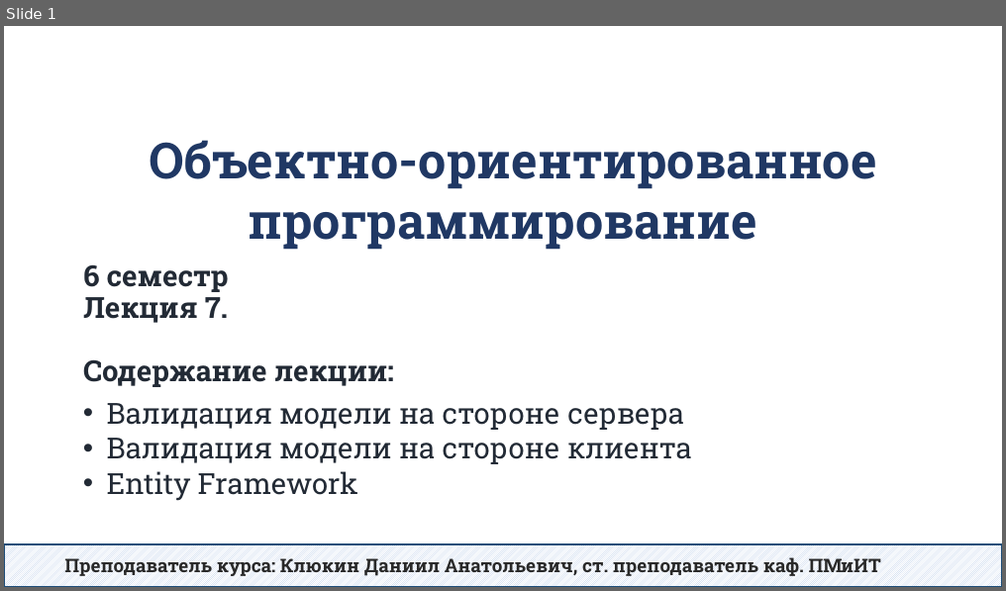
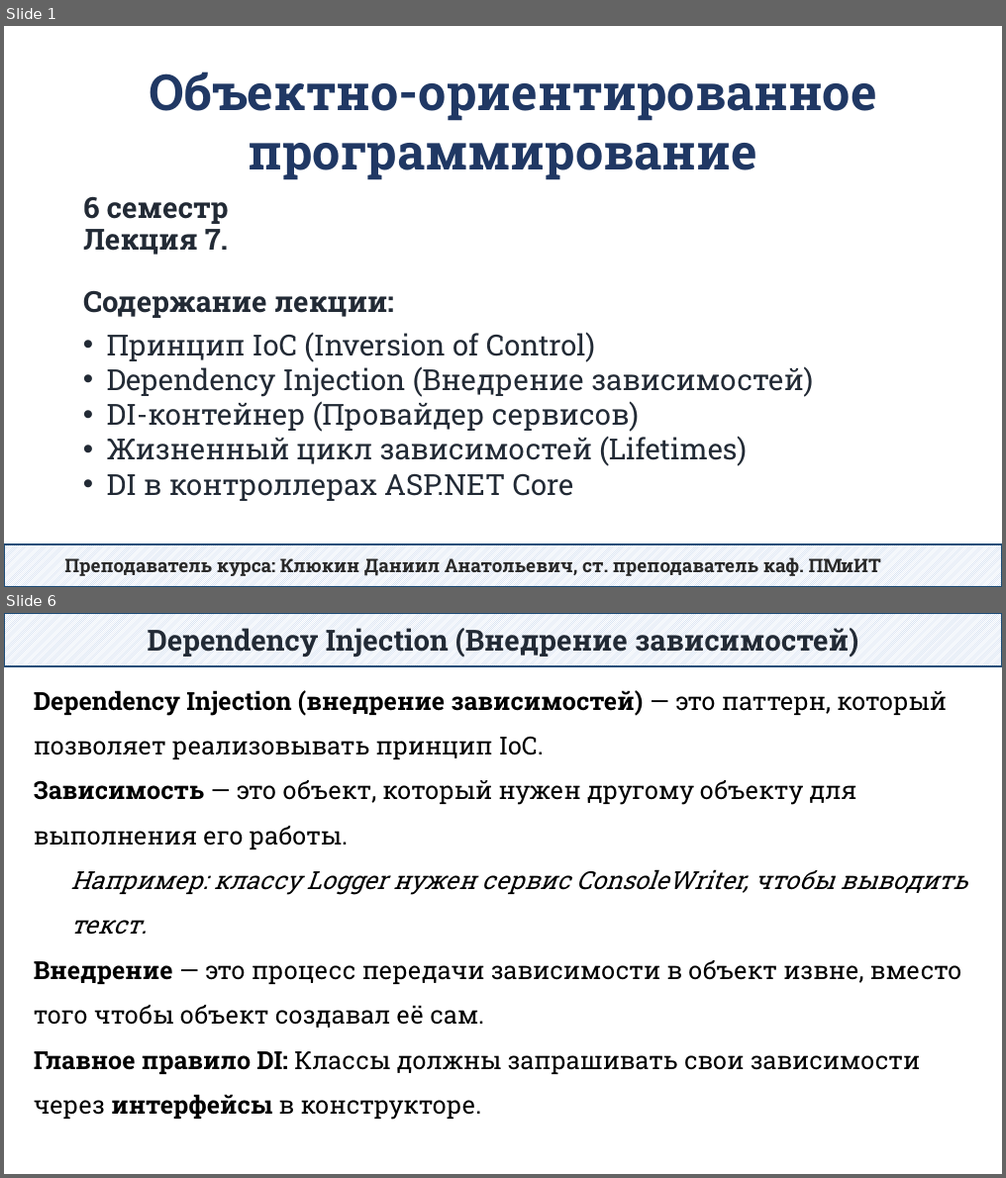
Before and after one commit to DaniilKlyukin/OOP-6, a slide deck: Лекции/ООП 2 лек 7.pptx. Shown one above the other, each under a label of ours: slide 1 before the commit, slides 1 and 6 after it; the slides between them are not shown. The pictures are 1006x591 and 1006x1178 pixels, drawn with LibreOffice and Linux fonts; fonts in the diff are those of the drawing. Boxes give left, top, right and bottom in pixels: in the first picture for what was removed or moved away, otherwise in the second. Text is boxed around its words. In the diff, an @@ line names an element or a change of style, - is before the commit and + after.

```diff
--- a/Лекции/ООП 2 лек 7.pptx
+++ b/Лекции/ООП 2 лек 7.pptx
@@ slide 6 added at (4, 613, 1002, 1174), background #FFFFFF @@
@@ rectangle added at (4, 613, 1002, 666), fill pattern #B4C7E7 on #FFFFFF, outline #1F4E79 1.25 pt, 28 pt, text #222A35, bold @@
+Dependency Injection (Внедрение зависимостей)
@@ text added at (34, 690, 968, 1120), 24 pt, text #000000 @@
+Dependency Injection (внедрение зависимостей) — это паттерн, который позволяет реализовывать принцип IoC.
+Зависимость — это объект, который нужен другому объекту для выполнения его работы.
+  Например: классу Logger нужен сервис ConsoleWriter, чтобы выводить текст.
+Внедрение — это процесс передачи зависимости в объект извне, вместо того чтобы объект создавал её сам.
+Главное правило DI: Классы должны запрашивать свои зависимости через интерфейсы в конструкторе.
@@ slide 1 changed as well @@
@@ text "Объектно-ориентированное программирование": place and size @@
-text "Объектно-ориентированное программирование" at (149, 140, 876, 250)
+text "Объектно-ориентированное программирование" at (149, 72, 876, 180)
@@ title "6 семестр Лекция 7. Содержание ...": place and size @@
-title "6 семестр Лекция 7. Содержание ..." at (83, 265, 394, 387)
+title "6 семестр Лекция 7. Содержание ..." at (83, 196, 394, 318)
@@ text at (107, 332, 813, 501): text changed @@
-• Валидация модели на стороне сервера
-• Валидация модели на стороне клиента
-• Entity Framework
+• Принцип IoC (Inversion of Control)
+• Dependency Injection (Внедрение зависимостей)
+• DI-контейнер (Провайдер сервисов)
+• Жизненный цикл зависимостей (Lifetimes)
+• DI в контроллерах ASP.NET Core
```
Also in this commit, not shown: 25 other slides added, 47 slides removed.
